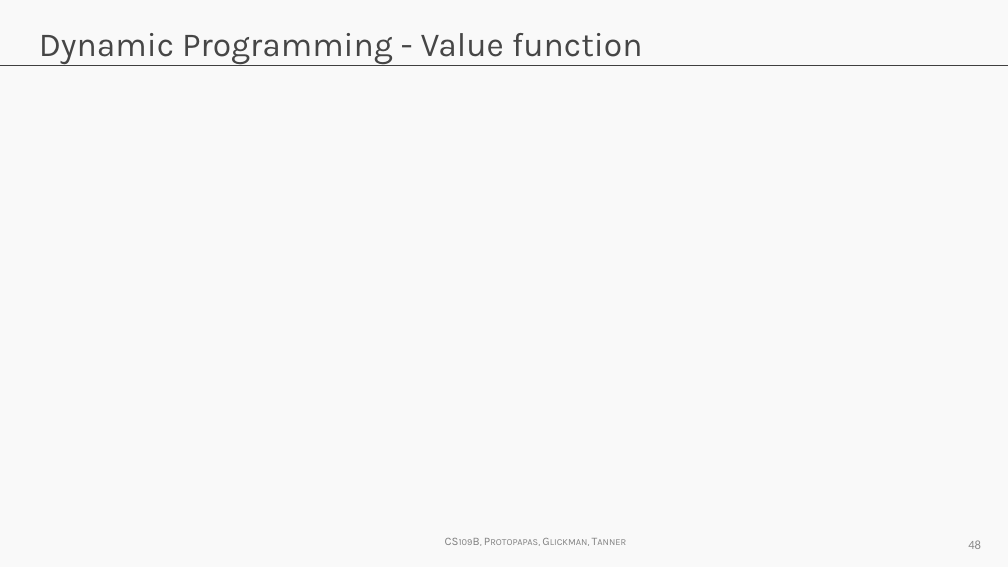
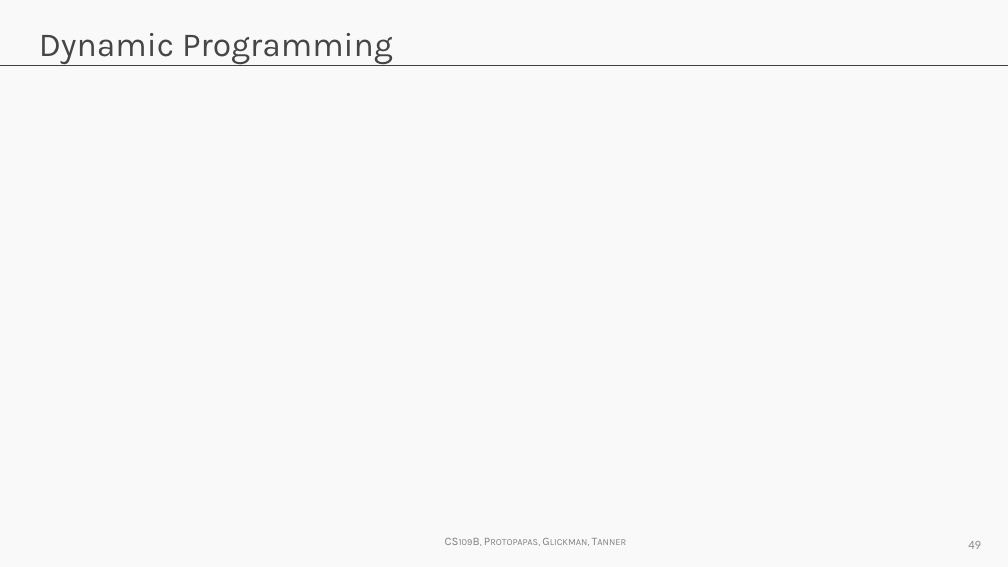
Before and after one commit to wfseaton/2020-CS109B, a slide deck: slide 49 of content/lectures/lecture20/presentation/cs109b_RL.pptx (slide 48 before the commit). Drawn at 1008x567 pixels with LibreOffice and Linux fonts; fonts in the diff are those of the drawing; grey boxes stand for pictures; background and template pictures are left out. Boxes give left, top, right and bottom in pixels: in the first picture for what was removed or moved away, otherwise in the second. Text is boxed around its words. In the diff, an @@ line names an element or a change of style, - is before the commit and + after.

```diff
--- a/content/lectures/lecture20/presentation/cs109b_RL.pptx
+++ b/content/lectures/lecture20/presentation/cs109b_RL.pptx
@@ title at bbox=[39, 33, 393, 65]: text changed @@
-Dynamic Programming - Value function
+Dynamic Programming
```
Also in this commit, not shown: 5 other slides changed, 13 slides added, 7 slides removed, 21 other files.
